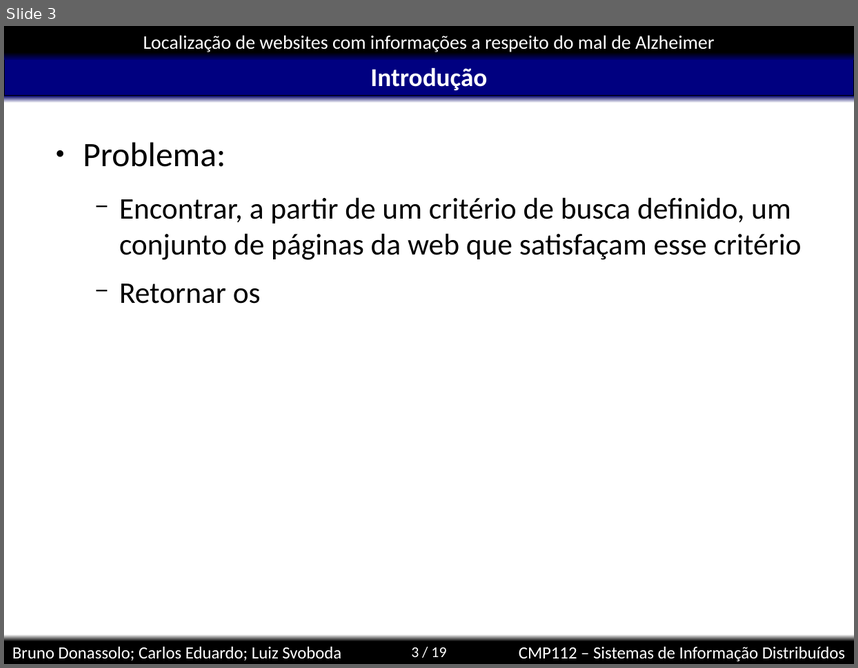
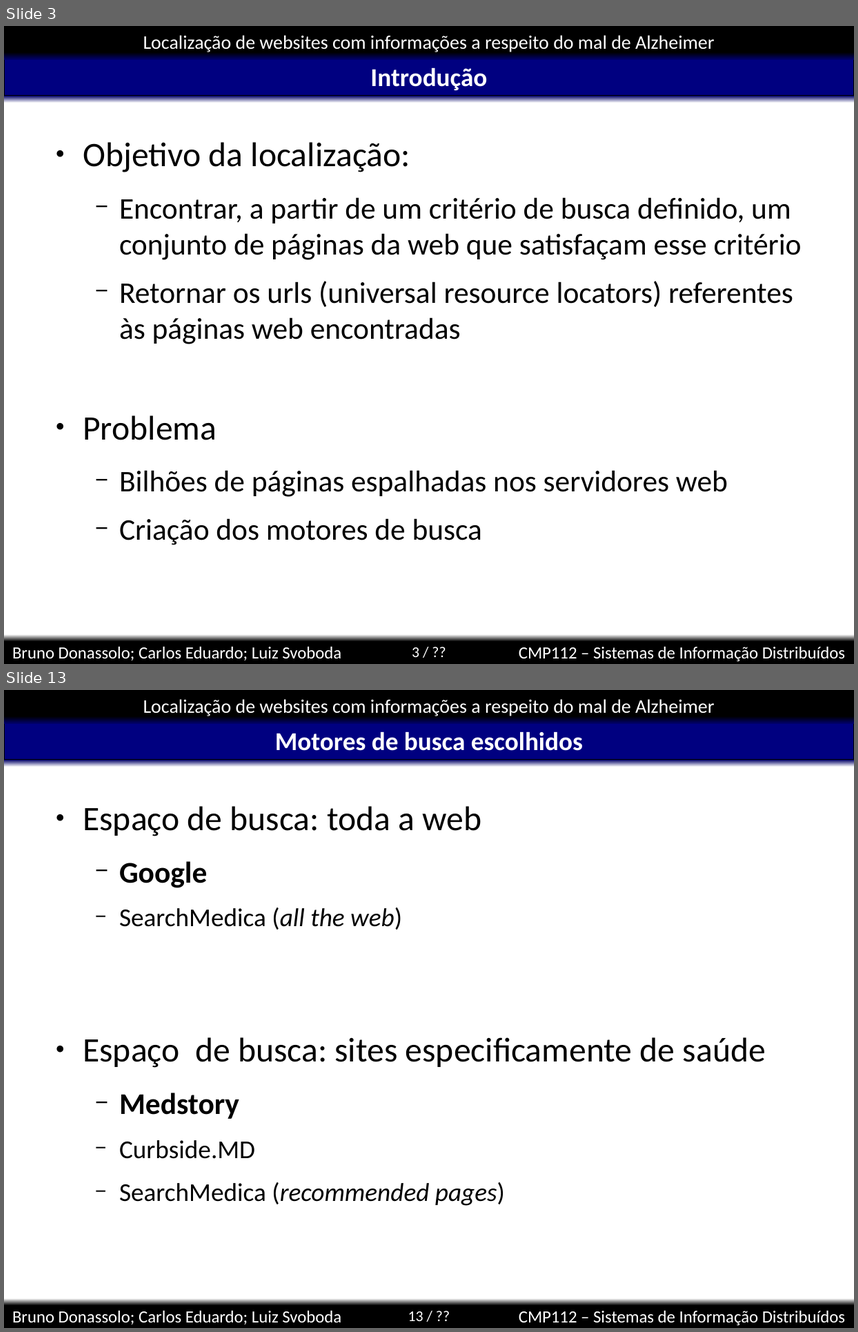
Before and after one commit to kdubezerra/kdubezerra, a slide deck: disciplinas/cmp112/localizacao.ppt. Shown one above the other, each under a label of ours: slide 3 before the commit, slides 3 and 13 after it; the slides between them are not shown. The pictures are 858x668 and 858x1332 pixels, drawn with LibreOffice and Linux fonts; fonts in the diff are those of the drawing; background and template pictures are left out. Boxes give left, top, right and bottom in pixels: in the first picture for what was removed or moved away, otherwise in the second. Text is boxed around its words. In the diff, an @@ line names an element or a change of style, - is before the commit and + after.

```diff
--- a/disciplinas/cmp112/localizacao.ppt
+++ b/disciplinas/cmp112/localizacao.ppt
@@ slide 13 added at box(4, 690, 854, 1328), background #FFFFFF; not listed: 8 template elements that a slide beside it also shows @@
@@ title added at box(275, 732, 583, 751), 24 pt, text #FFFFFF, bold @@
+Motores de busca escolhidos
@@ text added at box(83, 806, 766, 1205), 24 pt, text #000000 @@
+● Espaço de busca: toda a web
+  − Google
+  − SearchMedica (all the web)
+● Espaço de busca: sites especificamente de saúde
+  − Medstory
+  − Curbside.MD
+  − SearchMedica (recommended pages)
@@ slide 3 changed as well @@
@@ text at box(83, 142, 410, 172): text changed @@
-● Problema:
+● Objetivo da localização:
@@ text at box(83, 281, 793, 545): text changed @@
-  − Retornar os
+  − Retornar os urls (universal resource locators) referentes às páginas web encontradas
+● Problema
+  − Bilhões de páginas espalhadas nos servidores web
+  − Criação dos motores de busca
@@ page number at box(412, 647, 419, 657): text changed @@
-3 / 19
+3 / ??
```
Also in this commit, not shown: 1 other slide changed, 10 other slides added.
